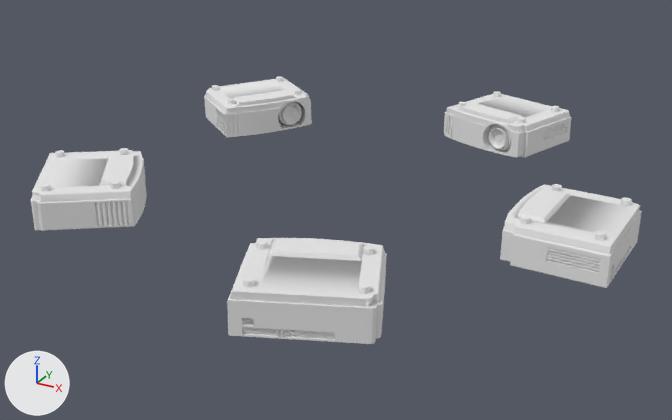
One commit to the FBX model Color_00.fbx: the scene before it, then after it.
Both versions are drawn from a camera (50 mm lens) standing at (0.01829, -0.02639, 0.03576) and looking at (0.00434, -0.00104, 0.02308). The axes (+X, +Y, +Z) are drawn at lower left. The lights are the same throughout. Where no turn or scale is listed for an object, it has been applied to the vertices. Vertices at the same position are counted once.

Names of what the first picture shows: 'Color_00'.
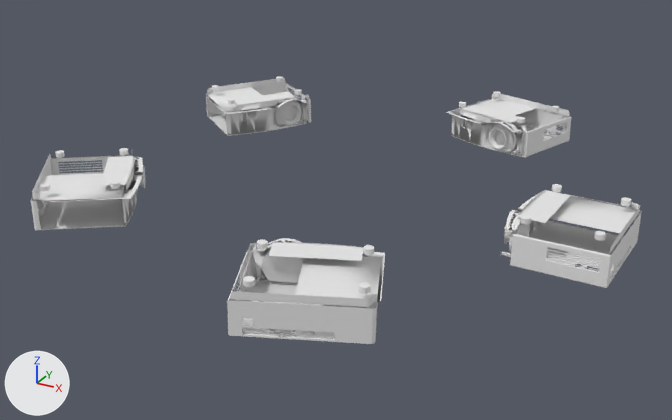
Where the change shows, as pixel boxes [x1, y1, x2, y2] in the pictures (672 x 420 px):
```json
{"part": 1, "of": "me_color_00", "change": "cut back", "before": [238, 238, 387, 344], "after": [243, 246, 369, 344]}
{"part": 2, "of": "me_color_00", "change": "cut back", "before": [32, 151, 147, 231], "after": [33, 156, 141, 213]}
{"part": 3, "of": "me_color_00", "change": "cut back", "before": [204, 80, 312, 137], "after": [209, 88, 306, 122]}
{"part": 4, "of": "me_color_00", "change": "cut back", "before": [500, 184, 639, 273], "after": [501, 205, 628, 256]}
{"part": 5, "of": "me_color_00", "change": "cut back", "before": [444, 94, 567, 158], "after": [455, 94, 556, 153]}
```

Scene script edits in JSON lines:
```json
{"block": "me_color_00", "where": "# used by ob_color_00; location = (0.0, 0.0, 0.0)"}
{"op": "remove", "block": "me_color_00", "code": "me_color_00.from_pydata(...)  # 19725 vertices, 41250 faces; spans x -0.0048..0.014, y -0.0101..0.0095, z 0.0235..0.0249"}
{"op": "add", "block": "me_color_00", "code": "me_color_00.from_pydata(...)  # 15230 vertices, 22885 faces; spans x -0.0048..0.014, y -0.0101..0.0095, z 0.0235..0.0249"}
{"block": "me_color_00", "change": "me_color_00 part 1: 45 vertices moved within x 0.0053..0.0087, y -0.0098..-0.0068, z 0.0236..0.0246; 899 vertices removed from x 0.0051..0.0096, y -0.0099..-0.0058, z 0.0235..0.0249"}
{"block": "me_color_00", "change": "me_color_00 part 2: 42 vertices moved within x -0.0045..-0.0014, y -0.0077..-0.0033, z 0.0236..0.0248; 899 vertices removed from x -0.0045..-0.0001, y -0.0078..-0.0031, z 0.0235..0.0249"}
{"block": "me_color_00", "change": "me_color_00 part 3: 41 vertices moved within x -0.0046..-0.0003, y 0.0041..0.0068, z 0.0236..0.0247; 899 vertices removed from x -0.0047..-0.0002, y 0.0022..0.0069, z 0.0235..0.0249"}
{"block": "me_color_00", "change": "me_color_00 part 4: 37 vertices moved within x 0.0108..0.0139, y -0.0028..0.0006, z 0.0237..0.0247; 899 vertices removed from x 0.0106..0.0139, y -0.0031..0.0007, z 0.0235..0.0249"}
{"block": "me_color_00", "change": "me_color_00 part 5: 37 vertices moved within x 0.0063..0.009, y 0.0054..0.0094, z 0.0237..0.0247; 899 vertices removed from x 0.005..0.0095, y 0.0054..0.0093, z 0.0235..0.0249"}
```
